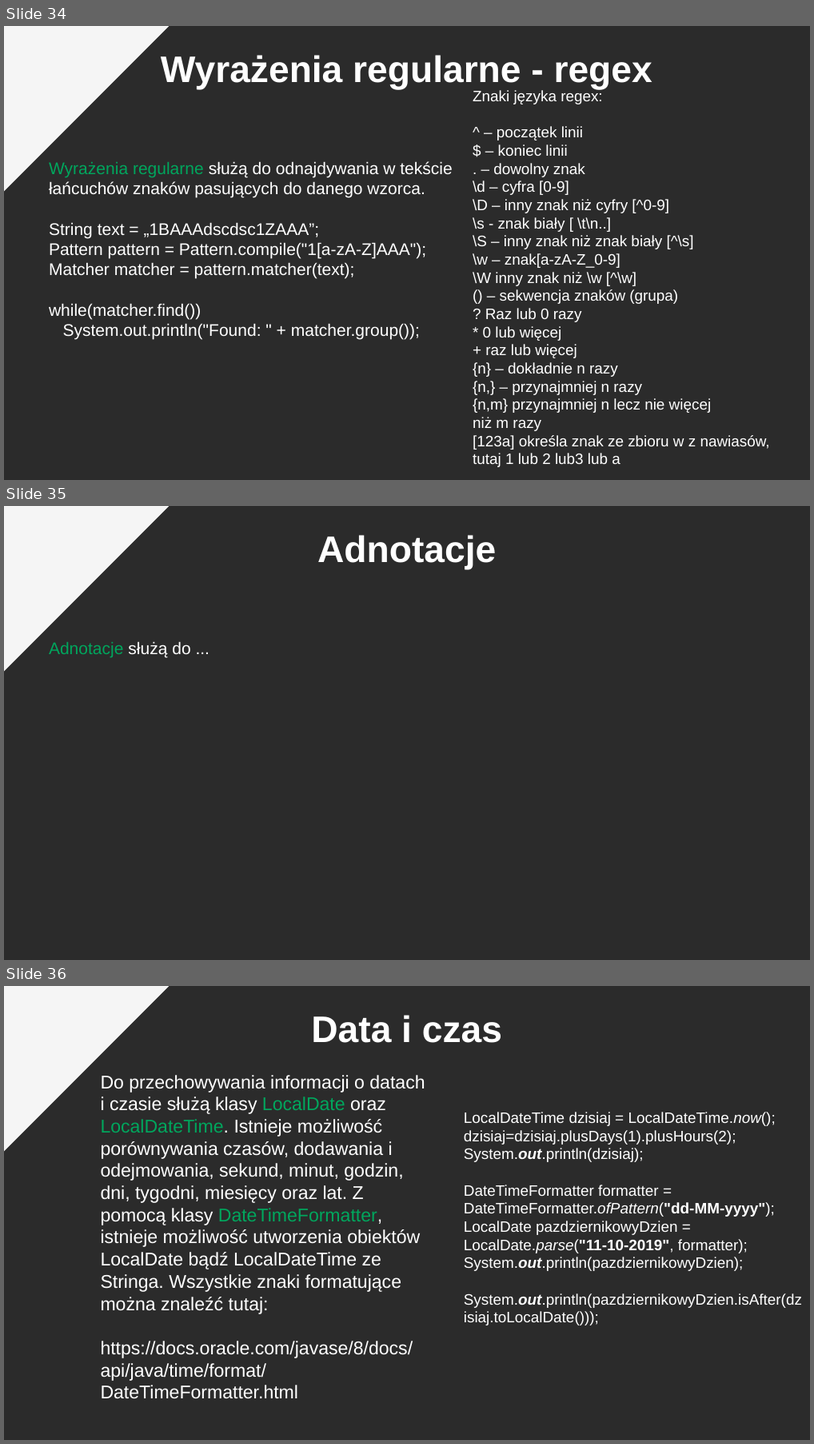
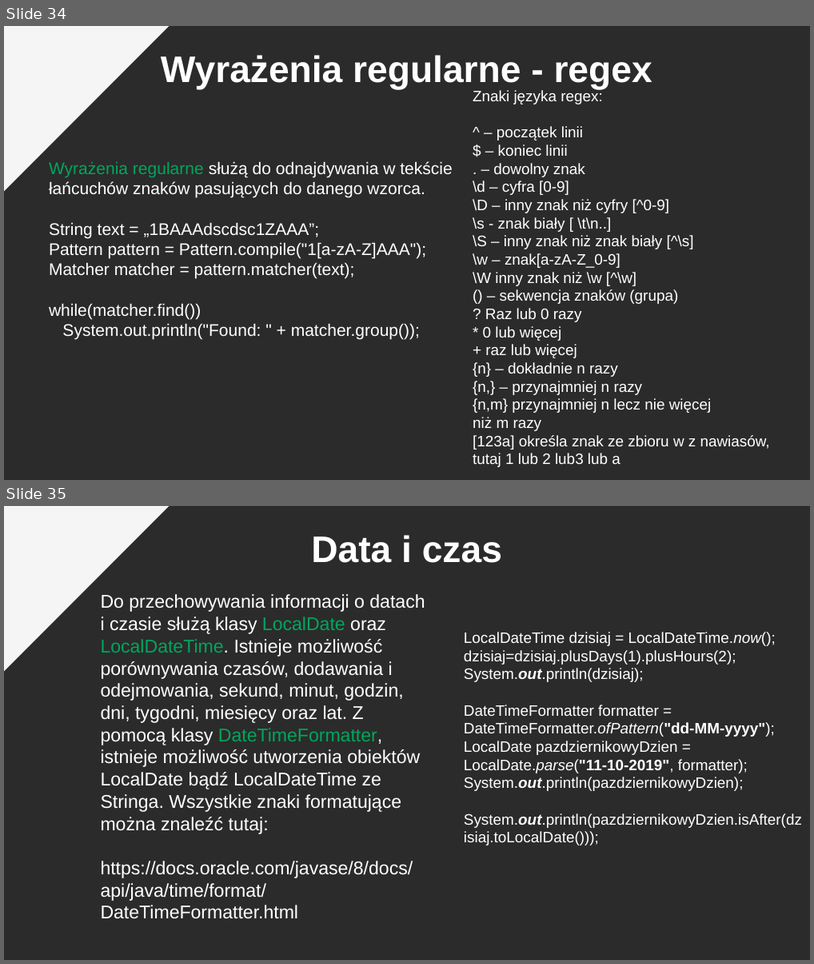
Before and after one commit to pkrajnik/WprowadzenieDoJava4Zajecia, a slide deck: WprowadzenieDoJezykaJAVA_v2_PiotrKrajnik.pptx. Shown one above the other, each under a label of ours: slides 34, 35 and 36 before the commit, slides 34 and 35 after it. The pictures are 814x1444 and 814x964 pixels, drawn with LibreOffice and Linux fonts; fonts in the diff are those of the drawing; background and template pictures are left out; a plain dark background stands for a picture behind light text. Boxes give left, top, right and bottom in pixels: in the first picture for what was removed or moved away, otherwise in the second. Text is boxed around its words. In the diff, an @@ line names an element or a change of style, - is before the commit and + after.

```diff
--- a/WprowadzenieDoJezykaJAVA_v2_PiotrKrajnik.pptx
+++ b/WprowadzenieDoJezykaJAVA_v2_PiotrKrajnik.pptx
@@ slide 35 removed at bbox=[4, 506, 810, 960], background picture (left out); not listed: 1 template element that a slide beside it also shows @@
@@ text removed at bbox=[318, 535, 496, 570] @@
-Adnotacje
@@ text removed at bbox=[49, 641, 190, 658] @@
-Adnotacje służą do ...
@@ what was slide 36 is now slide 35 @@
```
Also in this commit, not shown: 3 slides changed.
